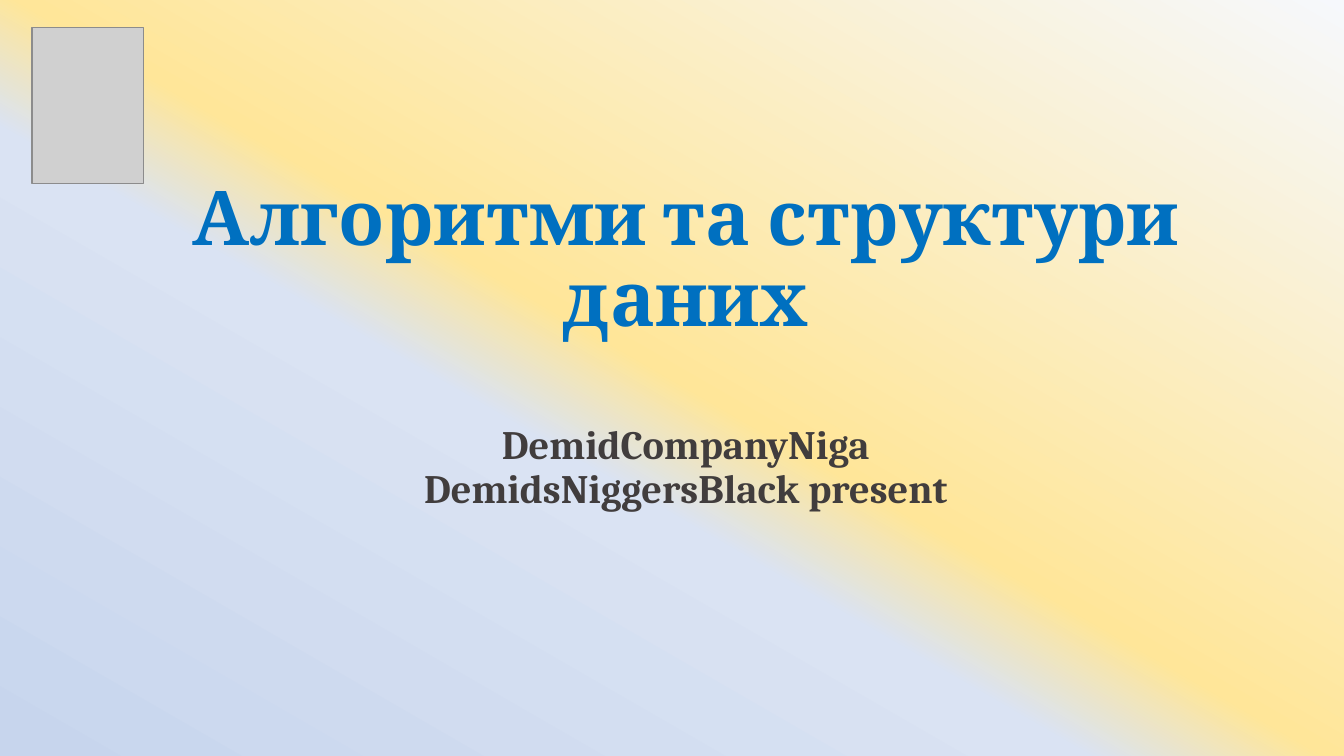
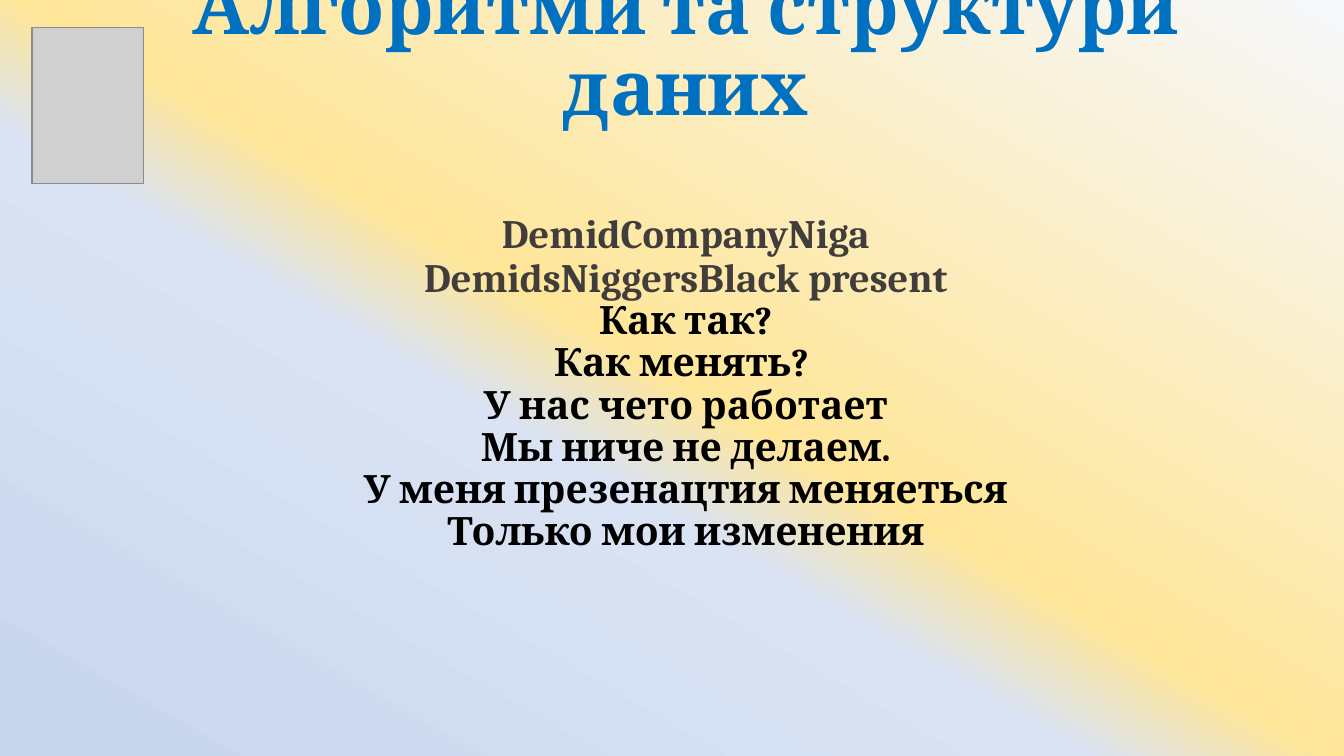
Before and after one commit to ArtemKlym/git_presentation, a slide deck: slide 1 of Git_1 part.pptx. Drawn at 1344x756 pixels with LibreOffice and Linux fonts; fonts in the diff are those of the drawing; grey boxes stand for pictures. Boxes give left, top, right and bottom in pixels: in the first picture for what was removed or moved away, otherwise in the second. Text is boxed around its words. In the diff, an @@ line names an element or a change of style, - is before the commit and + after.

Commit message:
DemidLog

```diff
--- a/Git_1 part.pptx
+++ b/Git_1 part.pptx
@@ title at [192, 0, 1179, 556]: text changed; size 28.8 to 27.9 pt; text colour #413D3D to #000000 @@
-Алгоритми та структури даних
-DemidCompanyNiga
-DemidsNiggersBlack present
+Алгоритми та структури даних
+DemidCompanyNiga
+DemidsNiggersBlack present
+Как так?
+Как менять?
+У нас чето работает
+Мы ниче не делаем.
+У меня презенацтия меняеться
+Только мои изменения
```
